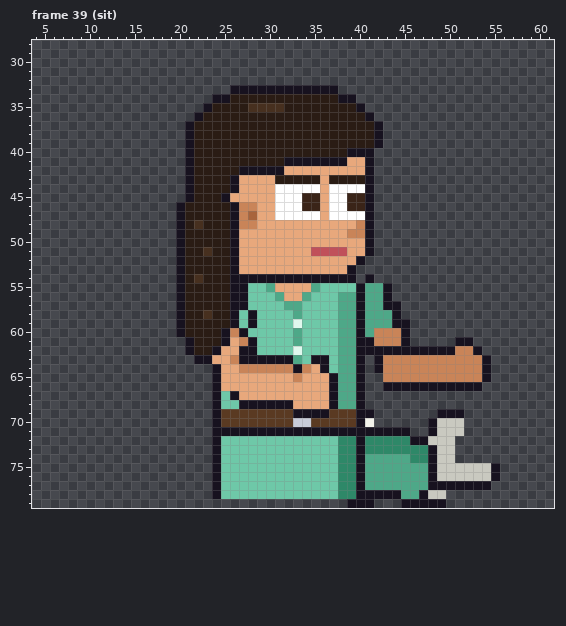
Pixel-art file: sprites/clients/client_dentrec_b_right_anim.aseprite. This is how it looked before the edit.
64x80 pixels, 85 frames. Colours within 5 levels of each other are drawn and written as one. Shown: frame 39 (sit): x 4..61, y 28..79. The commit also changed other frames, which this record leaves out.
New version:
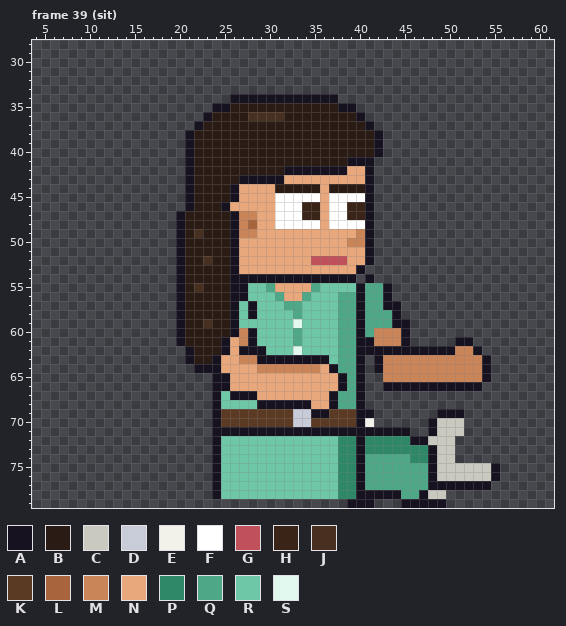
Palette (. is transparent): A #17121f  B #2a1c14  C #c9c9c0  D #c8ccd8  E #f2f2ea  F #ffffff  G #c0505a  H #3a2418  J #47301f  K #5a3a22  L #a8643c  M #c98458  N #e8a87c  P #2e8868  Q #4ea888  R #6ec8a8  S #e0f8ee
Difference:
Changed rows in their new state; - is an unchanged pixel.
Frame 39 (sit):
first column x 20:
33 ------............-----
34 ----..AAAAAAAAAAAA..---
35 ---.AA--BBBB------AA.--
36 --.A----JJJJ--------A.-
37 -.A------------------A.
40 -------------------BBBA
41 ------------BBBBBBBAA--
42 -------BBBBBAAAAAAA----
43 ------BAAAAANNNN-NNNN--
44 -----------BBBBB-BBBB--
45 -----BA-------FF---FF--
46 .A---ANNN--------------
47 --------M-----HH---HH--
48 --B-----L--FFFFF-FFFF--
49 --J----MM----------N---
50 -------------------MM--
51 ---B-----------NNNN----
52 ---J-----------GGGG-NA-
53 -------------------NA--
54 --B--------------------
55 --J--------------------
57 -------RA--------------
58 ---B-------------------
59 ---J----R--------------
60 -----BAMA--------------
61 AB---------------------
62 ----BA---A-------------
63 -ABBA-NMM----AA--------
64 --AA---NN----M-MNA-----
65 -----A-------N---NA----
66 -----A-----------NA----
67 -------AA--------------
68 -------RR----AA--------
69 -------------DD--------
